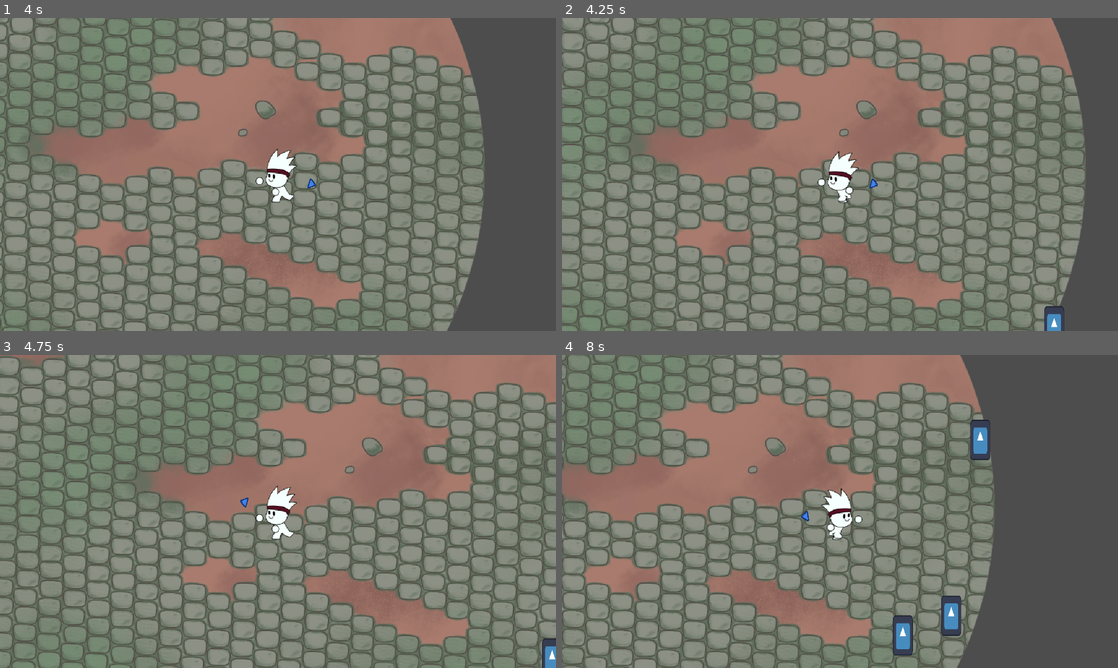
Above: before the commit, frames 1-4 (two rows, left to right).
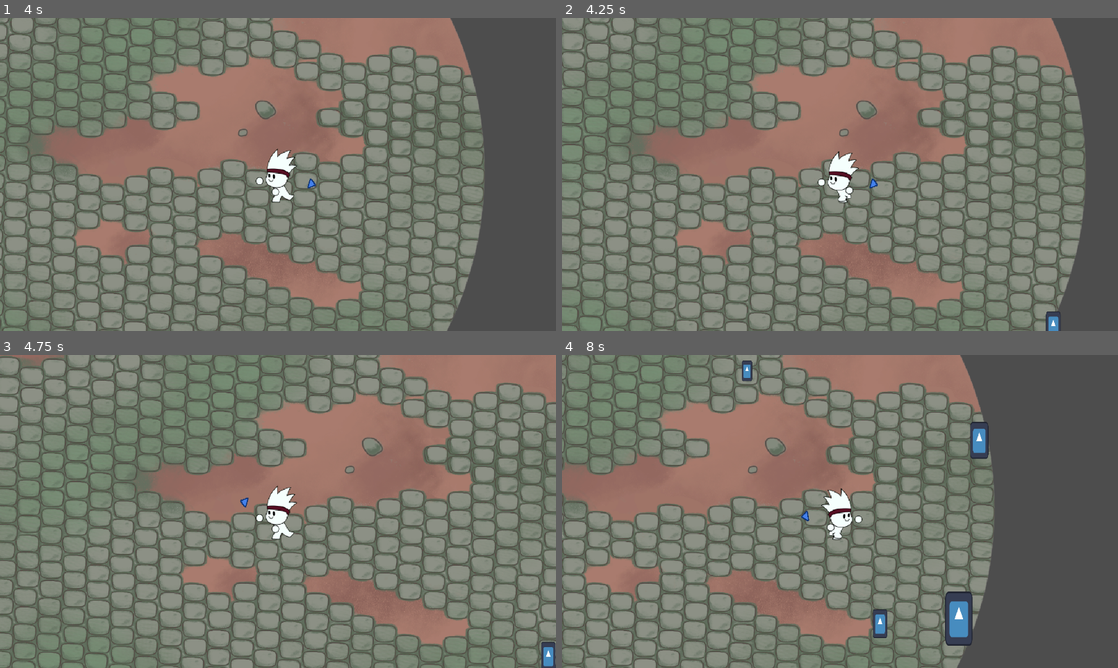
Above: after the commit, the same moments.

Repository: freddder/GMTK_Jam_2024
Game: Godot game, scene res://scenes/main_level.tscn
The game is run twice, just before and just after one commit, with the same random seed, the same clock (stepped at 60 frames per second) and the same inputs. The engine's default icon, where the game draws it, is replaced by a stand-in: a white triangle on a blue panel in a dark square.
Inputs (mouse positions are in pixels of both pictures, inside the frame that each line leads up to):
- Up to frame 1 (4 s): move the mouse to (400, 158) at 0.52 s; hold D (move_right) 0.53-1.28 s; tap Space (heavy_attack) at 0.6, 2.85 s; move the mouse to (166, 190) at 1.27 s; hold S (move_down) 1.28-2.03 s; click (166, 190) at 1.35 s; move the mouse to (333, 105) at 2.02 s; hold D (move_right) 2.03-2.78 s; right-click (333, 105) at 2.1 s; move the mouse to (250, 237) at 2.77 s; hold W (move_up) 2.78-3.53 s; move the mouse to (444, 221) at 3.52 s; hold A (move_left) from 3.53 s (still down); click (444, 221) at 3.6 s
- Up to frame 2 (4.25 s): keep holding A (move_left)
- Up to frame 3 (4.75 s): keep holding A (move_left); move the mouse to (111, 464) at 4.27 s; right-click (111, 464) at 4.35 s
- Up to frame 4 (8 s): move the mouse to (867, 511) at 5.02 s; release A (move_left) at 5.03 s; hold S (move_down) 5.03-5.78 s; tap Space (heavy_attack) at 5.1, 7.35 s; move the mouse to (756, 433) at 5.77 s; hold D (move_right) 5.78-6.53 s; click (756, 433) at 5.85 s; move the mouse to (962, 495) at 6.52 s; hold W (move_up) 6.53-7.28 s; right-click (962, 495) at 6.6 s; move the mouse to (728, 527) at 7.27 s; hold D (move_right) from 7.28 s (still down)

Frame 1 is identical in both runs. In frame 2, 0.2% of the frame differs, in the area x 86-91%, y 92-100%; in frame 3, 0.2%; in frame 4, 1.8%, in the area x 32-77%, y 1-96%.

Commit message:
enemy scaling

Diff:
--- a/scripts/enemy.gd
+++ b/scripts/enemy.gd
@@ -9,21 +9,38 @@
 @export var default_damage: float = 7.5
 @export var default_knockback_strength: float = 40.0
 @export var default_attack_cooldown: float = 0.5
+@export var min_strength_scale: float = 0.5
+@export var max_strength_scale: float = 2.0
 
 @onready var player: PlayerCharacter = get_tree().get_first_node_in_group("player")
 
 var pending_knockback_strength: float = 0.0
-var health: float = default_health
+var health: float = 0.0
+var strength_scale: float = 0.0
 var should_damage_player := true
 var is_overlapping_with_player := false
 
 
+func _ready() -> void:
+	strength_scale = randf_range(min_strength_scale, max_strength_scale)
+	health = default_health * strength_scale
+	scale = Vector2(strength_scale, strength_scale)
+
+
+func get_mass() -> float:
+	return default_mass * pow(strength_scale, 2.5)
+
+
+func get_knockback_resist() -> float:
+	return pow(strength_scale, 2.0)
+
+
 func get_self_knockback_strength() -> float:
-	return maxf(100.0, pending_knockback_strength / default_mass) if pending_knockback_strength > 0.0 else 0.0
+	return maxf(100.0, pending_knockback_strength / get_mass()) if pending_knockback_strength > 0.0 else 0.0
 
 
 func handle_movement(delta: float) -> void:
-	var speed := default_speed
+	var speed := default_speed / strength_scale
 	var target_position := player.global_position
 	global_position = global_position.move_toward(target_position, speed * delta)
 
@@ -42,9 +59,10 @@
 
 func take_hit(damage: float, knockback_strength: float) -> void:
 	health -= damage
-	pending_knockback_strength += knockback_strength
 	if health <= 0:
 		die()
+	else:
+		pending_knockback_strength += knockback_strength / get_knockback_resist()
 
 
 func die() -> void:
@@ -64,11 +82,11 @@
 
 
 func get_damage() -> float:
-	return default_damage
+	return default_damage * strength_scale
 
 
 func get_knockback_strength() -> float:
-	return default_knockback_strength
+	return default_knockback_strength * strength_scale
 
 
 func damage_player() -> void:
--- a/scripts/player.gd
+++ b/scripts/player.gd
@@ -474,7 +474,7 @@
 
 	health -= damage
 	pending_knockback_forces.push_back(knockback_force)
-	print(health)
+	print("Player health: ", health)
 	if health <= 0:
 		die()
 
